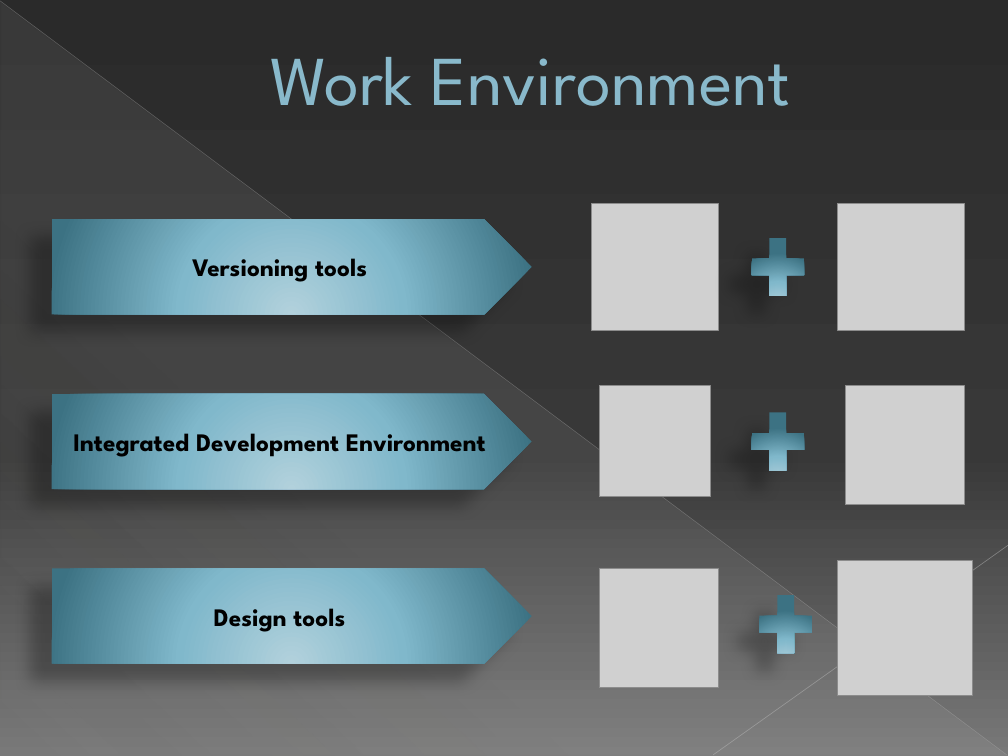
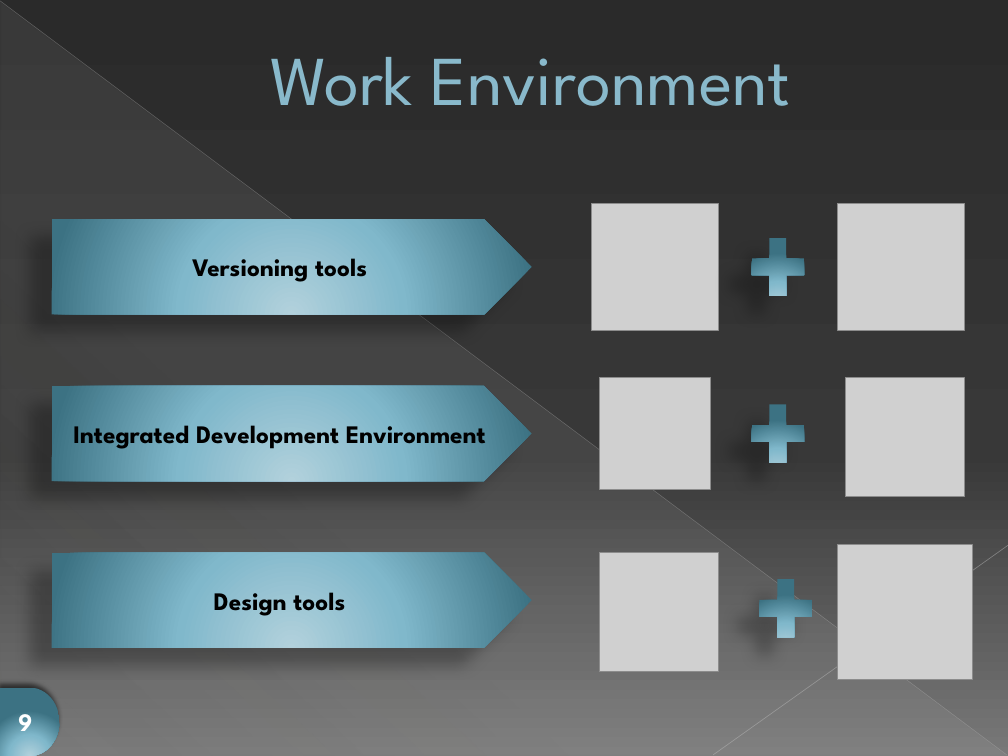
Before and after one commit to lmontion/ABC-Geometrie, a slide deck: slide 9 of ABC de la Géométrie.pptx. Drawn at 1008x756 pixels with LibreOffice and Linux fonts; fonts in the diff are those of the drawing; grey boxes stand for pictures. Boxes give left, top, right and bottom in pixels: in the first picture for what was removed or moved away, otherwise in the second. Text is boxed around its words. In the diff, an @@ line names an element or a change of style, - is before the commit and + after.

```diff
--- a/ABC de la Géométrie.pptx
+++ b/ABC de la Géométrie.pptx
@@ 2 pictures, 1 pentagon arrow, 1 plus sign: place and size @@
-2 pictures, 1 pentagon arrow, 1 plus sign at bbox=[51, 386, 965, 505]
+2 pictures, 1 pentagon arrow, 1 plus sign at bbox=[51, 378, 965, 497]
@@ 2 pictures, 1 pentagon arrow, 1 plus sign: place and size @@
-2 pictures, 1 pentagon arrow, 1 plus sign at bbox=[51, 560, 973, 696]
+2 pictures, 1 pentagon arrow, 1 plus sign at bbox=[51, 544, 973, 679]
@@ flow chart delay added at bbox=[0, 687, 59, 756], fill gradient #B3D0DC to #81B8CC to #3D7283, 18 pt, text #FFFFFF, bold @@
+9
```
Also in this commit, not shown: 26 other slides changed, 2 other files.
